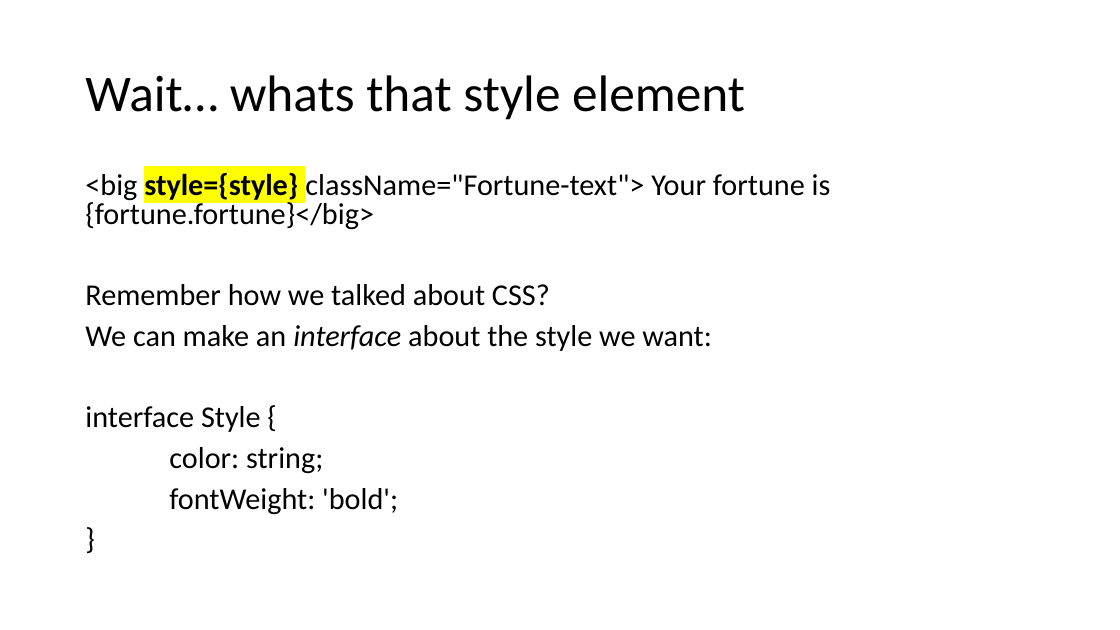
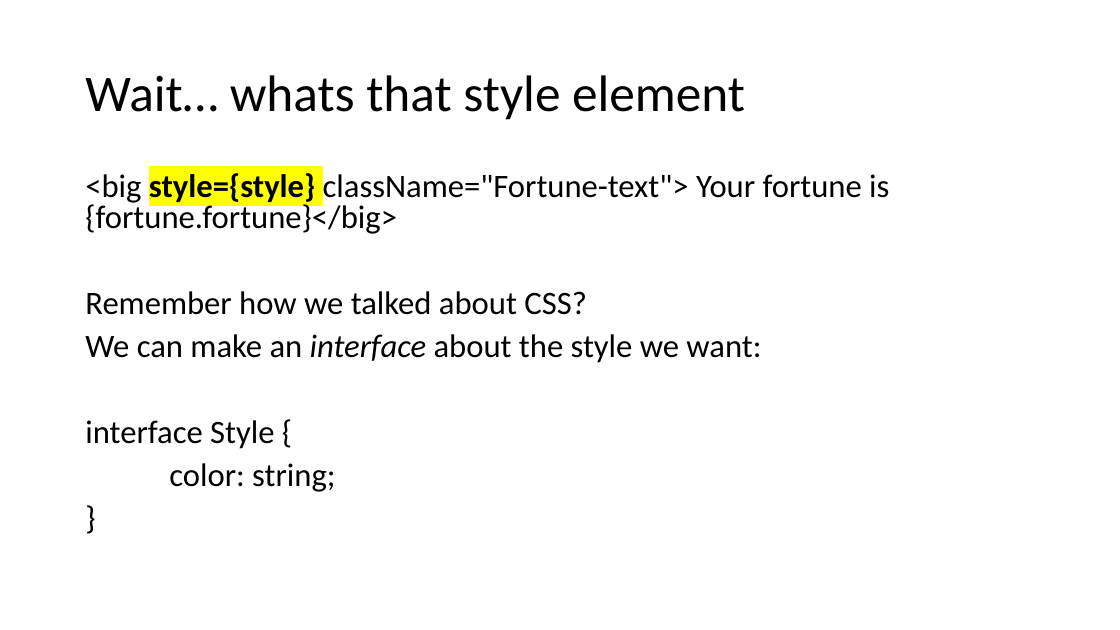
Before and after one commit to sarahdonofrio/digigirlz, a slide deck: slide 26 of magic-eight-ball/ReactPresentation.pptx. Drawn at 1120x630 pixels with LibreOffice and Linux fonts; fonts in the diff are those of the drawing. Boxes give left, top, right and bottom in pixels: in the first picture for what was removed or moved away, otherwise in the second. Text is boxed around its words. In the diff, an @@ line names an element or a change of style, - is before the commit and + after.

```diff
--- a/magic-eight-ball/ReactPresentation.pptx
+++ b/magic-eight-ball/ReactPresentation.pptx
@@ text "<big style={style} className="Fortune-text"> Your fortune ..." at (85, 173, 889, 492): size 25.9 to 28 pt @@
@@ text at (169, 488, 398, 515): paragraph removed @@
-fontWeight: 'bold';
```
Also in this commit, not shown: 1 other file.
